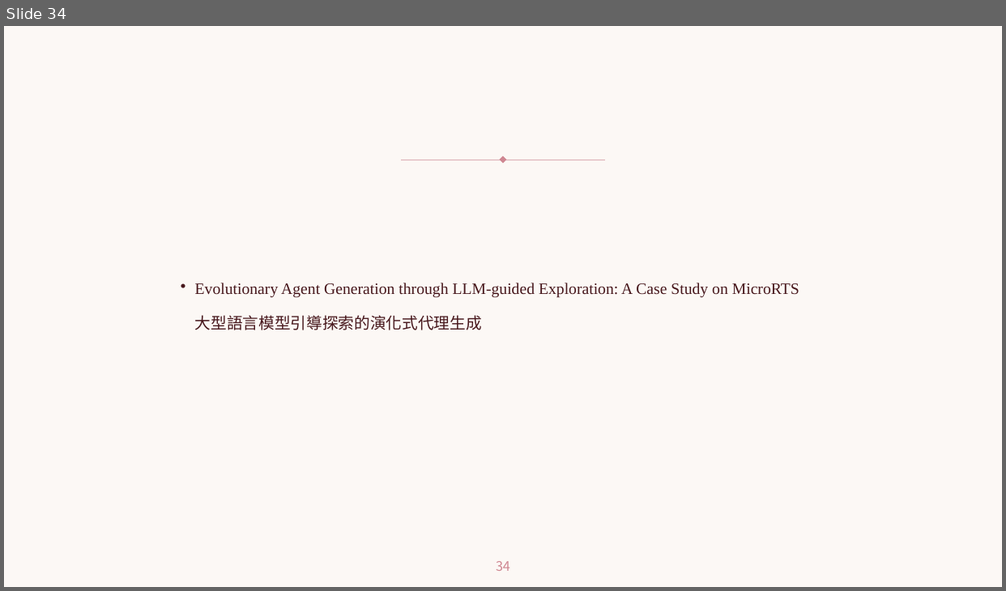
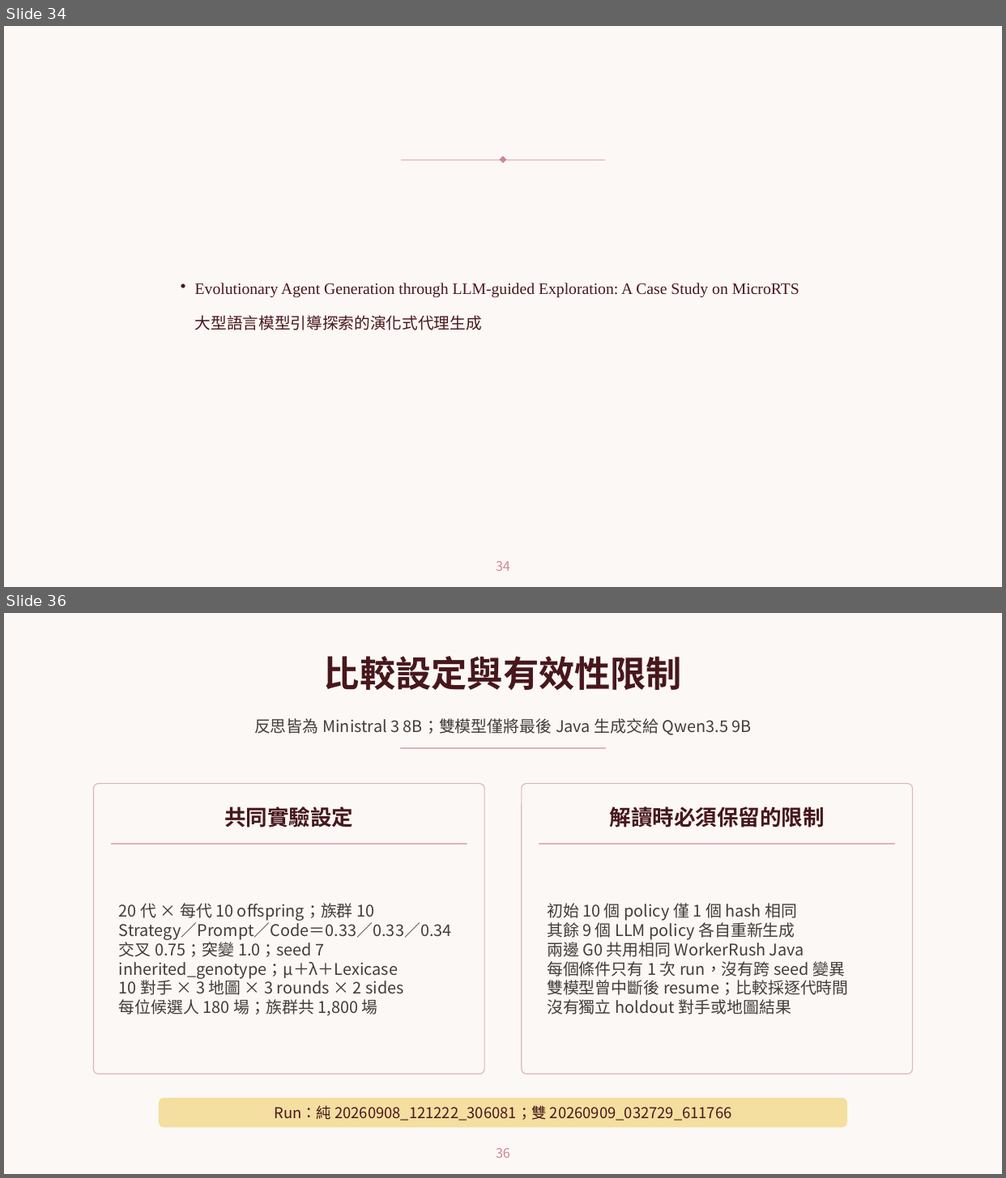
Before and after one commit to sophie8909/EAGLE, a slide deck: Meeting/20260910_eagle_progress.pptx. Shown one above the other, each under a label of ours: slide 34 before the commit, slides 34 and 36 after it; the slides between them are not shown. The pictures are 1006x591 and 1006x1178 pixels, drawn with LibreOffice and Linux fonts; fonts in the diff are those of the drawing; background and template pictures are left out. Boxes give left, top, right and bottom in pixels: in the first picture for what was removed or moved away, otherwise in the second. Text is boxed around its words. In the diff, an @@ line names an element or a change of style, - is before the commit and + after.

```diff
--- a/Meeting/20260910_eagle_progress.pptx
+++ b/Meeting/20260910_eagle_progress.pptx
@@ slide 36 added at bbox=[4, 613, 1002, 1174], background picture (left out) @@
@@ text added at bbox=[324, 656, 682, 690], 45 pt, text #47171C, bold @@
+比較設定與有效性限制
@@ text added at bbox=[254, 718, 752, 735], 20.2 pt, text #423C3B @@
+反思皆為 Ministral 3 8B；雙模型僅將最後 Java 生成交給 Qwen3.5 9B
@@ rectangle added at bbox=[401, 747, 605, 749], fill #DEB4BA, outline #DEB4BA 1.13 pt @@
@@ rounded rectangle added at bbox=[93, 784, 484, 1074], fill #FCF8F5, outline #DEB4BA 1.13 pt @@
@@ text added at bbox=[224, 807, 353, 828], 27 pt, text #47171C, bold @@
+共同實驗設定
@@ rounded rectangle added at bbox=[522, 784, 912, 1074], fill #FCF8F5, outline #DEB4BA 1.13 pt @@
@@ text added at bbox=[610, 807, 825, 828], 27 pt, text #47171C, bold @@
+解讀時必須保留的限制
@@ rectangle added at bbox=[112, 844, 467, 845], fill #DEB4BA, outline #DEB4BA 1.13 pt @@
@@ rectangle added at bbox=[539, 844, 894, 845], fill #DEB4BA, outline #DEB4BA 1.13 pt @@
@@ text added at bbox=[119, 903, 452, 1016], 20.2 pt, text #423C3B @@
+20 代 × 每代 10 offspring；族群 10
+Strategy／Prompt／Code＝0.33／0.33／0.34
+交叉 0.75；突變 1.0；seed 7
+inherited_genotype；μ＋λ＋Lexicase
+10 對手 × 3 地圖 × 3 rounds × 2 sides
+每位候選人 180 場；族群共 1,800 場
@@ text added at bbox=[547, 903, 849, 1015], 20.2 pt, text #423C3B @@
+初始 10 個 policy 僅 1 個 hash 相同
+其餘 9 個 LLM policy 各自重新生成
+兩邊 G0 共用相同 WorkerRush Java
+每個條件只有 1 次 run，沒有跨 seed 變異
+雙模型曾中斷後 resume；比較採逐代時間
+沒有獨立 holdout 對手或地圖結果
@@ rounded rectangle added at bbox=[160, 1099, 846, 1127], fill #F4DEA0, outline #F4DEA0 1.13 pt @@
@@ text added at bbox=[274, 1105, 732, 1121], 18.8 pt, text #47171C @@
+Run：純 20260908_121222_306081；雙 20260909_032729_611766
@@ page number added at bbox=[496, 1148, 510, 1158], 16.5 pt, text #CF8792 @@
+36
```
Also in this commit, not shown: 15 other slides added.
